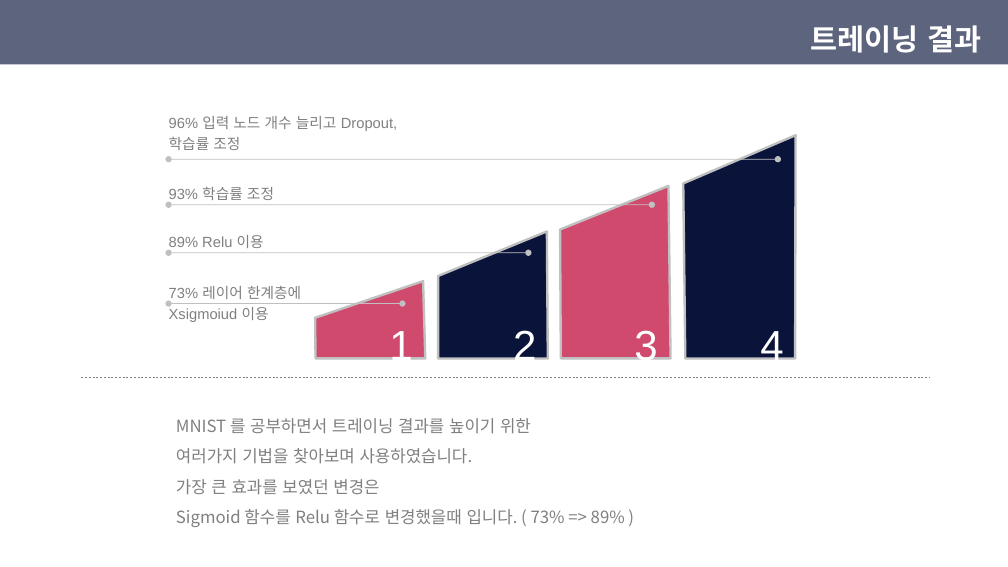
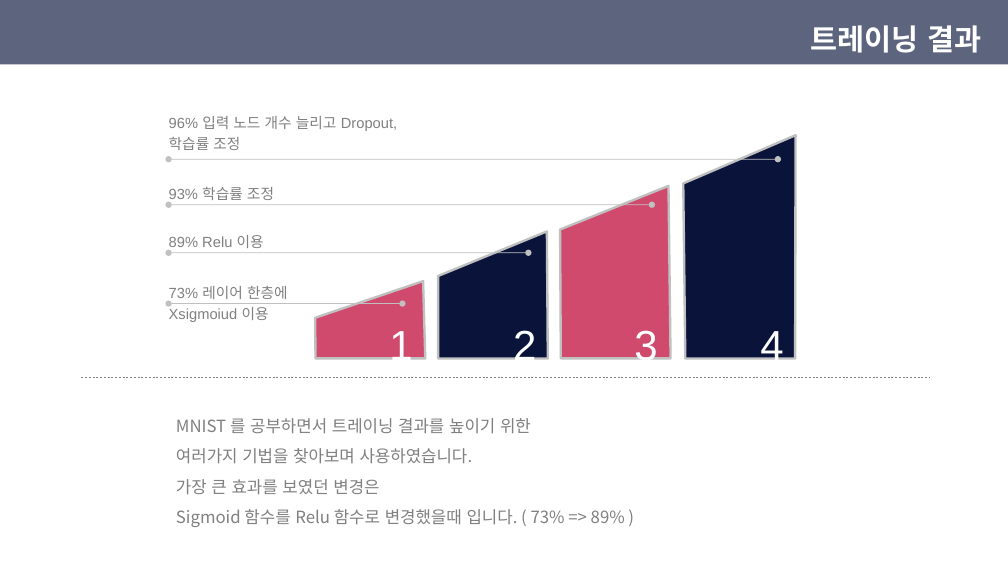
Before and after one commit to devGW/MNIST, a slide deck: slide 4 of ppt/인공지능 MNIST 발표(정건우).pptx. Drawn at 1008x567 pixels with LibreOffice and Linux fonts; fonts in the diff are those of the drawing; background and template pictures are left out. Boxes give left, top, right and bottom in pixels: in the first picture for what was removed or moved away, otherwise in the second. Text is boxed around its words. In the diff, an @@ line names an element or a change of style, - is before the commit and + after.

```diff
--- a/ppt/인공지능 MNIST 발표(정건우).pptx
+++ b/ppt/인공지능 MNIST 발표(정건우).pptx
@@ text at (169,286,288,299): text changed @@
-73% 레이어 한계층에
+73% 레이어 한층에
```
Also in this commit, not shown: 1 other slide changed.
